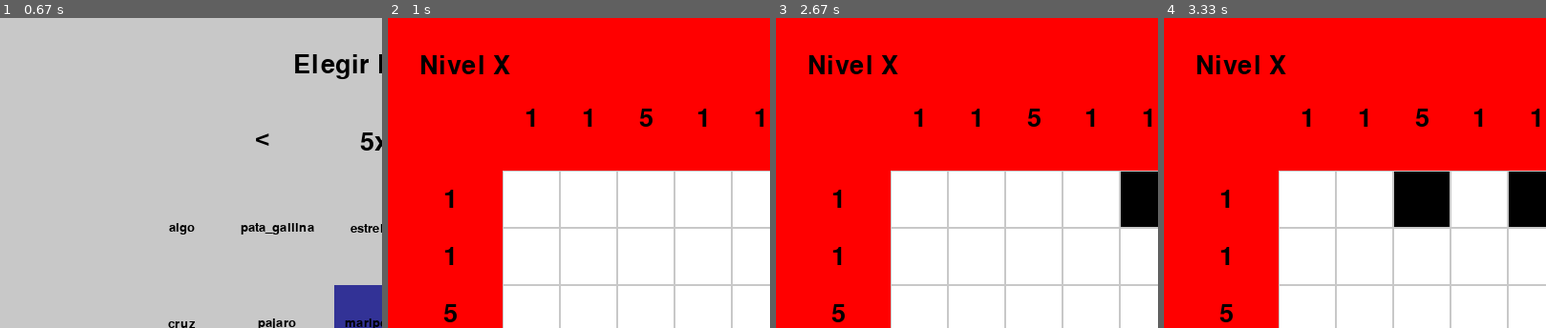
Above: before the commit, frames 1-4 (left to right).
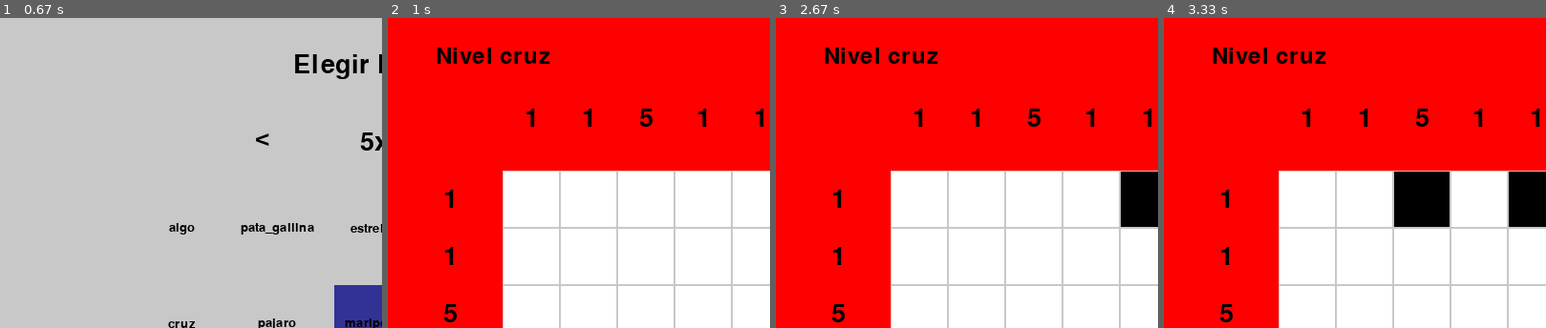
Above: after the commit, the same moments.

Repository: Diego-ipt/Pygame_nonograma
Game: pygame game, started from inicio.py
Same seed, same stepped clock (60 frames per second), same inputs: the game is played once before the commit and once after it.
Inputs (mouse positions are % of the whole screen's width and height, from its top left):
- Up to frame 1 (0.67 s): click (46, 54) at 0.43 s
- Up to frame 2 (1 s): click (26, 51) at 0.72 s
- Up to frame 3 (2.67 s): click (19, 35) at 1.08 s; click "Deshacer" at 1.45 s; click (52, 16) at 1.83 s; click (51, 61) at 2.23 s; click (47, 33) at 2.63 s
- Up to frame 4 (3.33 s): move the mouse to (36, 29) at 2.9 s; click (36, 29) at 3.03 s; move the mouse to (76, 41) at 3.3 s
The pictures show only the part of the screen within x 0-50%, y 0-50%; the shares and areas given below are measured in that part.

Frame 1 is identical in both runs. In frame 2, 1.3% of the frame differs, in the area x 8-43%, y 9-19%; in frame 3, 1.3%; in frame 4, 1.3%.

Commit message:
Creacion de nuevos niveles para 7x7 y 10x10. Además, ahora se muestra el nombre del nivel dentro del juego

Diff:
--- /dev/null
+++ b/levels/base_levels/size_10/nivel_2_size_10.json
@@ -0,0 +1,17 @@
+{
+    "nivel": 2,
+    "Name": "abeto",
+    "diseno": [
+        [false, false, false, false, false, false, false, true, false, false],
+        [false, false, false, false, false, false, true, true, false, false],
+        [false, false, false, false, false, true, true, true, false, false],
+        [false, false, false, false, true, true, true, true, true, false],
+        [false, false, false, true, true, true, true, true, true, false],
+        [false, false, true, true, true, true, true, true, false, false],
+        [false, false, false, false, false, false, false, false, false, false],
+        [false, false, false, false, false, false, false, false, false, false],
+        [false, false, false, false, false, false, false, false, false, false],
+        [false, false, false, false, false, false, false, false, false, false]
+    ],
+    "grid_size": 10
+}
--- /dev/null
+++ b/levels/base_levels/size_10/nivel_3_size_10.json
@@ -0,0 +1,17 @@
+{
+    "nivel": 3,
+    "Name": "tigre",
+    "diseno": [
+        [false, false, true, false, false, false, false, false, false, false],
+        [false, true, true, true, false, false, false, false, false, false],
+        [true, true, true, true, true, false, false, false, false, false],
+        [false, false, true, true, true, true, true, true, true, false],
+        [false, false, false, true, true, true, true, true, false, false],
+        [false, false, false, false, false, false, false, false, false, false],
+        [false, false, false, false, false, false, false, false, false, false],
+        [false, false, false, false, false, false, false, false, false, false],
+        [false, false, false, false, false, false, false, false, false, false],
+        [false, false, false, false, false, false, false, false, false, false]
+    ],
+    "grid_size": 10
+}
--- /dev/null
+++ b/levels/base_levels/size_10/nivel_4_size_10.json
@@ -0,0 +1,17 @@
+{
+    "nivel": 4,
+    "Name": "perro",
+    "diseno": [
+        [false, false, false, false, true, true, false, false, false, false],
+        [false, false, false, true, true, true, true, false, false, false],
+        [false, false, true, true, false, false, true, true, false, false],
+        [false, true, true, true, false, false, true, true, true, false],
+        [false, false, true, false, true, true, true, true, false, false],
+        [false, false, false, true, true, false, false, false, false, false],
+        [false, false, false, false, false, false, false, false, false, false],
+        [false, false, false, false, false, false, false, false, false, false],
+        [false, false, false, false, false, false, false, false, false, false],
+        [false, false, false, false, false, false, false, false, false, false]
+    ],
+    "grid_size": 10
+}
--- /dev/null
+++ b/levels/base_levels/size_10/nivel_5_size_10.json
@@ -0,0 +1,17 @@
+{
+    "nivel": 5,
+    "Name": "elefante",
+    "diseno": [
+        [false, false, true, true, true, true, false, false, false, false],
+        [false, true, true, true, true, true, true, true, false, false],
+        [true, true, true, false, false, false, true, true, true, false],
+        [false, true, false, true, true, true, true, false, false, false],
+        [false, false, false, true, false, false, false, false, false, false],
+        [false, false, false, false, false, false, false, false, false, false],
+        [false, false, false, false, false, false, false, false, false, false],
+        [false, false, false, false, false, false, false, false, false, false],
+        [false, false, false, false, false, false, false, false, false, false],
+        [false, false, false, false, false, false, false, false, false, false]
+    ],
+    "grid_size": 10
+}
--- /dev/null
+++ b/levels/base_levels/size_10/nivel_6_size_10.json
@@ -0,0 +1,17 @@
+{
+    "nivel": 6,
+    "Name": "conejo",
+    "diseno": [
+        [false, false, false, true, true, false, false, false, false, false],
+        [false, false, true, true, false, true, true, false, false, false],
+        [false, true, true, true, true, true, true, false, false, false],
+        [false, false, false, false, true, false, true, true, false, false],
+        [false, false, false, false, false, true, true, false, false, false],
+        [false, false, false, false, false, false, false, false, false, false],
+        [false, false, false, false, false, false, false, false, false, false],
+        [false, false, false, false, false, false, false, false, false, false],
+        [false, false, false, false, false, false, false, false, false, false],
+        [false, false, false, false, false, false, false, false, false, false]
+    ],
+    "grid_size": 10
+}
--- /dev/null
+++ b/levels/base_levels/size_10/nivel_7_size_10.json
@@ -0,0 +1,17 @@
+{
+    "nivel": 7,
+    "Name": "raton",
+    "diseno": [
+        [false, false, false, true, false, false, false, false, false, false],
+        [false, false, true, true, false, true, true, false, false, false],
+        [false, true, true, true, false, true, true, true, false, false],
+        [true, false, false, true, true, true, false, false, false, false],
+        [false, false, false, false, false, false, false, false, false, false],
+        [false, false, false, false, false, false, false, false, false, false],
+        [false, false, false, false, false, false, false, false, false, false],
+        [false, false, false, false, false, false, false, false, false, false],
+        [false, false, false, false, false, false, false, false, false, false],
+        [false, false, false, false, false, false, false, false, false, false]
+    ],
+    "grid_size": 10
+}
--- /dev/null
+++ b/levels/base_levels/size_10/nivel_8_size_10.json
@@ -0,0 +1,17 @@
+{
+    "nivel": 8,
+    "Name": "caballo",
+    "diseno": [
+        [false, false, true, true, true, false, false, false, false, false],
+        [false, true, true, true, true, true, true, false, false, false],
+        [true, true, true, false, false, true, true, true, false, false],
+        [false, true, true, false, true, true, true, false, false, false],
+        [false, false, false, false, false, false, false, false, false, false],
+        [false, false, false, false, false, false, false, false, false, false],
+        [false, false, false, false, false, false, false, false, false, false],
+        [false, false, false, false, false, false, false, false, false, false],
+        [false, false, false, false, false, false, false, false, false, false],
+        [false, false, false, false, false, false, false, false, false, false]
+    ],
+    "grid_size": 10
+}
--- /dev/null
+++ b/levels/base_levels/size_7/nivel_3_size_7.json
@@ -0,0 +1,14 @@
+{
+    "nivel": 3,
+    "Name": "flor",
+    "diseno": [
+      [false, false, true, false, true, false, false],
+      [false, true, true, true, true, true, false],
+      [true, true, false, true, false, true, true],
+      [false, true, true, true, true, true, false],
+      [true, true, false, true, false, true, true],
+      [false, true, true, true, true, true, false],
+      [false, false, true, false, true, false, false]
+    ],
+    "grid_size": 7
+}
--- /dev/null
+++ b/levels/base_levels/size_7/nivel_4_size_7.json
@@ -0,0 +1,14 @@
+{
+    "nivel": 4,
+    "Name": "montaña",
+    "diseno": [
+      [false, false, false, false, true, false, false],
+      [false, false, false, true, true, true, false],
+      [false, false, true, true, true, true, true],
+      [false, true, true, true, true, true, false],
+      [true, true, true, true, true, false, false],
+      [false, true, true, true, false, false, false],
+      [false, false, true, false, false, false, false]
+    ],
+    "grid_size": 7
+}
--- /dev/null
+++ b/levels/base_levels/size_7/nivel_5_size_7.json
@@ -0,0 +1,14 @@
+{
+    "nivel": 5,
+    "Name": "arbol",
+    "diseno": [
+        [false, false, true, false, false, false, false],
+        [false, true, true, true, false, false, false],
+        [true, true, true, true, true, false, false],
+        [false, false, true, false, false, false, false],
+        [false, false, true, false, false, false, false],
+        [false, false, true, false, false, false, false],
+        [false, false, false, false, false, false, false]
+    ],
+    "grid_size": 7
+}
--- /dev/null
+++ b/levels/base_levels/size_7/nivel_6_size_7.json
@@ -0,0 +1,14 @@
+{
+    "nivel": 6,
+    "Name": "nube",
+    "diseno": [
+        [false, false, false, true, false, false, false],
+        [false, false, true, true, true, false, false],
+        [false, true, true, true, true, true, false],
+        [false, false, true, true, false, false, false],
+        [false, false, false, false, false, false, false],
+        [false, false, false, false, false, false, false],
+        [false, false, false, false, false, false, false]
+    ],
+    "grid_size": 7
+}
--- /dev/null
+++ b/levels/base_levels/size_7/nivel_7_size_7.json
@@ -0,0 +1,14 @@
+{
+    "nivel": 7,
+    "Name": "pico",
+    "diseno": [
+        [false, false, false, true, false, false, false],
+        [false, false, true, true, true, false, false],
+        [false, true, true, true, true, true, false],
+        [true, true, true, true, true, true, true],
+        [false, false, true, true, true, false, false],
+        [false, false, false, true, false, false, false],
+        [false, false, false, false, false, false, false]
+    ],
+    "grid_size": 7
+}
--- /dev/null
+++ b/levels/base_levels/size_7/nivel_8_size_7.json
@@ -0,0 +1,14 @@
+{
+    "nivel": 8,
+    "Name": "onda",
+    "diseno": [
+        [false, true, false, false, true, false, false],
+        [true, false, true, false, false, true, false],
+        [false, true, false, true, false, false, false],
+        [false, false, true, false, true, false, false],
+        [false, true, false, false, false, true, false],
+        [true, false, true, false, false, false, false],
+        [false, false, false, false, false, false, false]
+    ],
+    "grid_size": 7
+}
--- a/nonograma_core/JuegoNonograma.py
+++ b/nonograma_core/JuegoNonograma.py
@@ -29,7 +29,7 @@
         self.game = lvl
         self.game.running = True
 
-    def cambiar_ventana(self, nuevo_estado, game=None):
+    def cambiar_ventana(self, nuevo_estado, game=None, nombre_nivel=None):
         print(f"Cambiando a ventana: {nuevo_estado}")
         if nuevo_estado == 'menu_principal':
             self.ventana_actual = VentanaMenuPrincipal(self.pantalla, self.cambiar_ventana)
@@ -38,7 +38,7 @@
         elif nuevo_estado == 'crear_nonograma':
             self.ventana_actual = VentanaCrearNonograma(self.pantalla, self.cambiar_ventana)
         elif nuevo_estado == 'ventana_nonograma_game':
-            self.ventana_actual = VentanaNonogramaGame(self.pantalla, self.cambiar_ventana, game)
+            self.ventana_actual = VentanaNonogramaGame(self.pantalla, self.cambiar_ventana, game, nombre_nivel)
         elif nuevo_estado == 'ventana_victoria':
             self.ventana_actual = VentanaVictoria(self.pantalla, self.cambiar_ventana)
 
--- a/nonograma_core/Ventanas/VentanaElegirPartida.py
+++ b/nonograma_core/Ventanas/VentanaElegirPartida.py
@@ -31,6 +31,7 @@
         self.dificultades = ["size_5", "size_7", "size_10"]
         self.indice_dificultad = 0 #para simular arreglo circular
         self.niveles = self.cargar_niveles()
+        self.nombre_nivel_elegido = ""
 
     def cambiar_dificultad(self, direccion):
         #-1 para izquierda, 1 para derecha
@@ -44,7 +45,7 @@
     def iniciar_juego(self, partida_seleccionada):
         game = partida_seleccionada  # Reinicia el juego
         game.running = True
-        self.cambiar_ventana('ventana_nonograma_game', game)
+        self.cambiar_ventana('ventana_nonograma_game', game, self.nombre_nivel_elegido)
 
     def dibujar(self):
         self.pantalla.fill(GRIS)
@@ -82,4 +83,5 @@
         grid_size = level_data['grid_size']
         matriz_solucion = level_data['diseno']
         game = Game(grid_size=grid_size, matriz_solucion=matriz_solucion)
+        self.nombre_nivel_elegido = nombre_nivel
         self.iniciar_juego(game)
--- a/nonograma_core/Ventanas/VentanaNonogramaGame.py
+++ b/nonograma_core/Ventanas/VentanaNonogramaGame.py
@@ -9,10 +9,10 @@
 
 
 class VentanaNonogramaGame(VentanaBase):
-    def __init__(self, pantalla, cambiar_ventana, game):
+    def __init__(self, pantalla, cambiar_ventana, game, nombre_nivel):
         super().__init__(pantalla, cambiar_ventana)
         self.game = game
-
+        self.nombre_nivel = nombre_nivel
         self.running = True
 
     # En el bucle principal del juego
@@ -20,7 +20,8 @@
         time.sleep(0.1)  # Agregar un delay de 1 segundo
         pantalla.fill(ROJO)
         pygame.display.set_caption("Nonograma Game")
-        mostrar_texto("Nivel X", fuente, NEGRO, pantalla, 80, 50)
+        texto_nivel = f"Nivel {self.nombre_nivel}"
+        mostrar_texto(texto_nivel, pygame.font.SysFont(None, 35), NEGRO, pantalla, 110, 40)
 
         filas, columnas = procesar_matriz(self.game.board.matriz_solucion)
         game_position = (120, 160)
